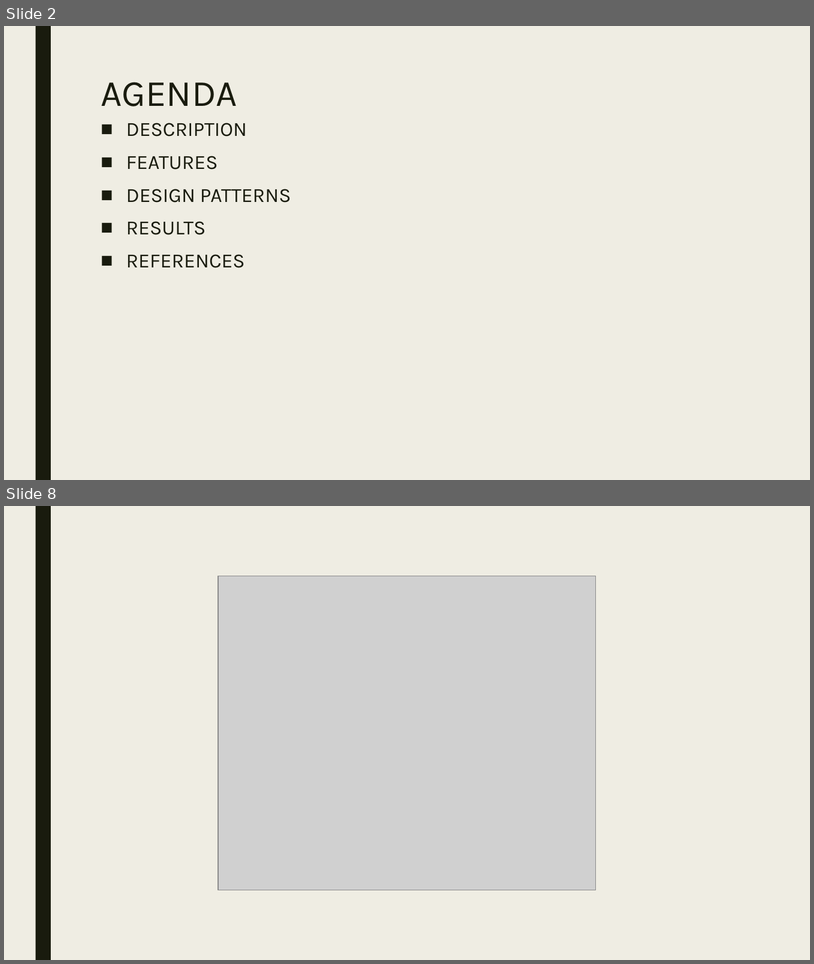
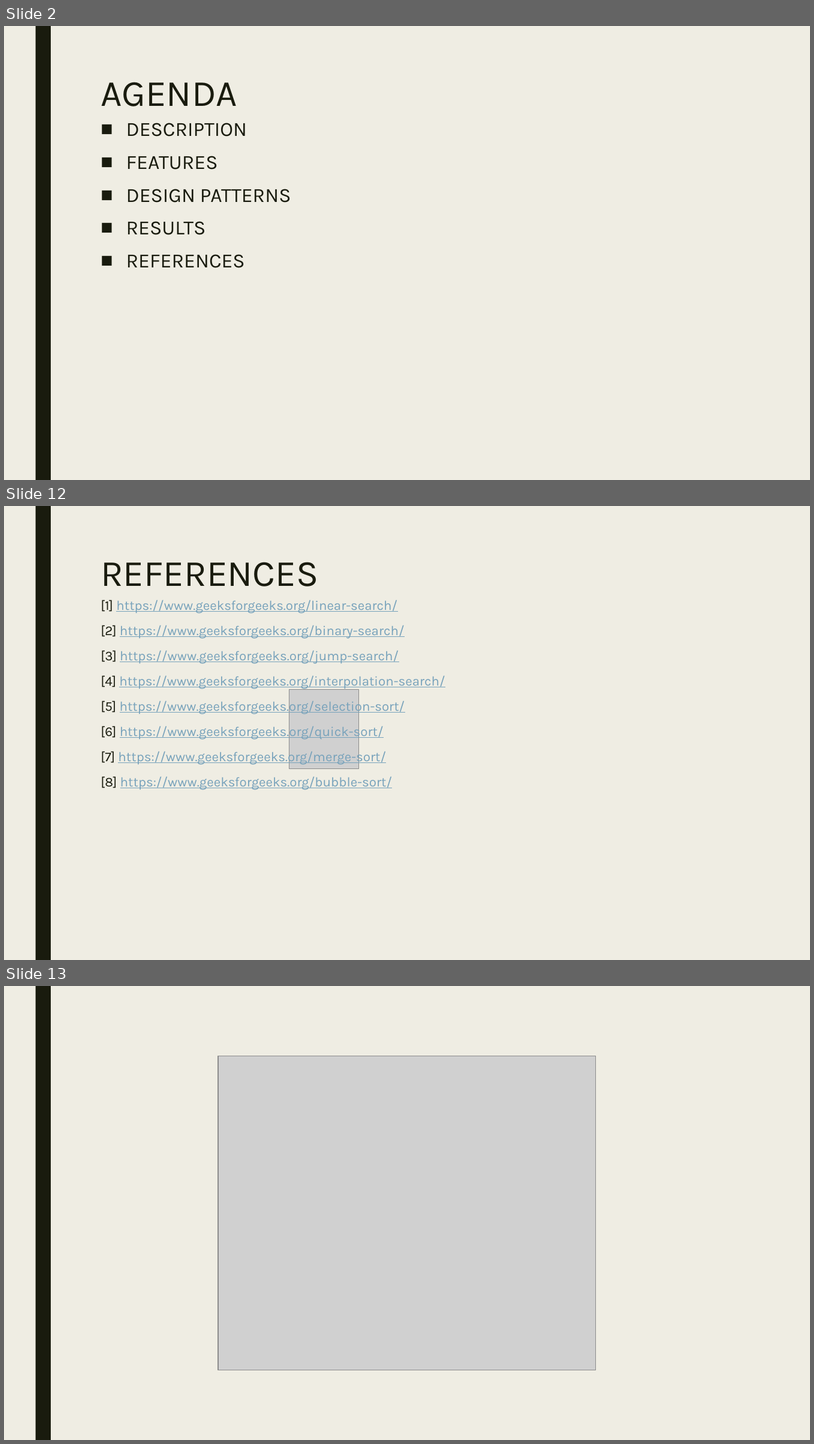
Before and after one commit to gozuacik/cmp5151, a slide deck: sunum_necip_gozuacik_okan_buyuktepe_v1.pptx. Shown one above the other, each under a label of ours: slides 2 and 8 before the commit, slides 2, 12 and 13 after it; the slides between them are not shown. The pictures are 814x964 and 814x1444 pixels, drawn with LibreOffice and Linux fonts; fonts in the diff are those of the drawing; grey boxes stand for pictures. Boxes give left, top, right and bottom in pixels: in the first picture for what was removed or moved away, otherwise in the second. Text is boxed around its words. In the diff, an @@ line names an element or a change of style, - is before the commit and + after.

Commit message:
Adding new Common file, Updating Search and Sorting files based on Common, Updating presentation

```diff
--- a/sunum_necip_gozuacik_okan_buyuktepe_v1.pptx
+++ b/sunum_necip_gozuacik_okan_buyuktepe_v1.pptx
@@ slide 12 added at (x1=4, y1=506, x2=810, y2=960), background #EFEDE3; not listed: 1 template element that a slide beside it also shows @@
@@ title added at (x1=101, y1=562, x2=318, y2=586), 44 pt, text #191B0E @@
+REFERENCES
@@ text added at (x1=101, y1=600, x2=445, y2=790), 16 pt, text #77A2BB, underline @@
+[1] https://www.geeksforgeeks.org/linear-search/
+[2] https://www.geeksforgeeks.org/binary-search/
+[3] https://www.geeksforgeeks.org/jump-search/
+[4] https://www.geeksforgeeks.org/interpolation-search/
+[5] https://www.geeksforgeeks.org/selection-sort/
+[6] https://www.geeksforgeeks.org/quick-sort/
+[7] https://www.geeksforgeeks.org/merge-sort/
+[8] https://www.geeksforgeeks.org/bubble-sort/
@@ picture added at (x1=290, y1=690, x2=359, y2=769) @@
@@ what was slide 8 is now slide 13 @@
```
Also in this commit, not shown: 4 slides changed, 5 other slides added, 1 slide removed, 3 other files.
